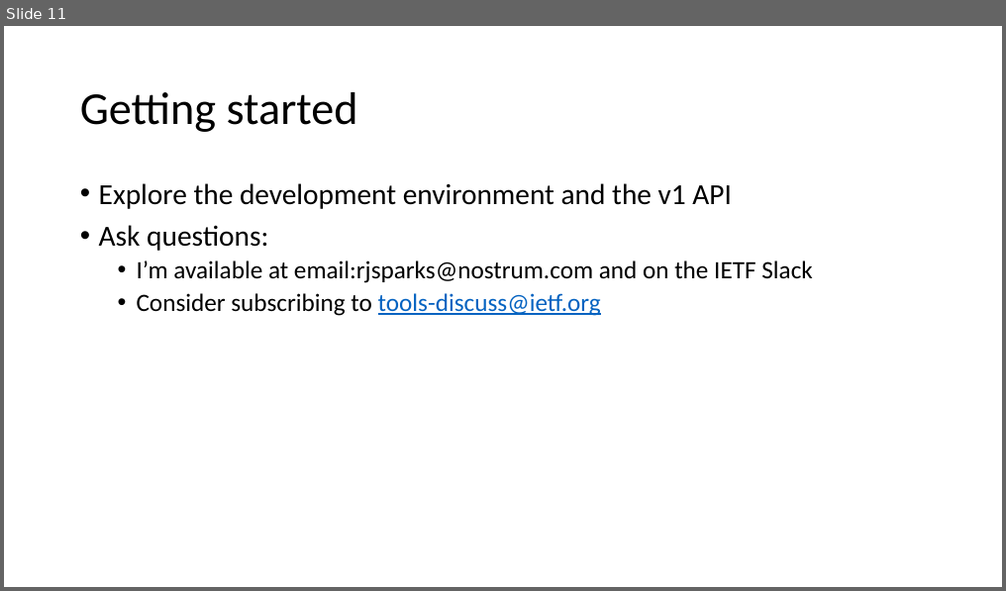
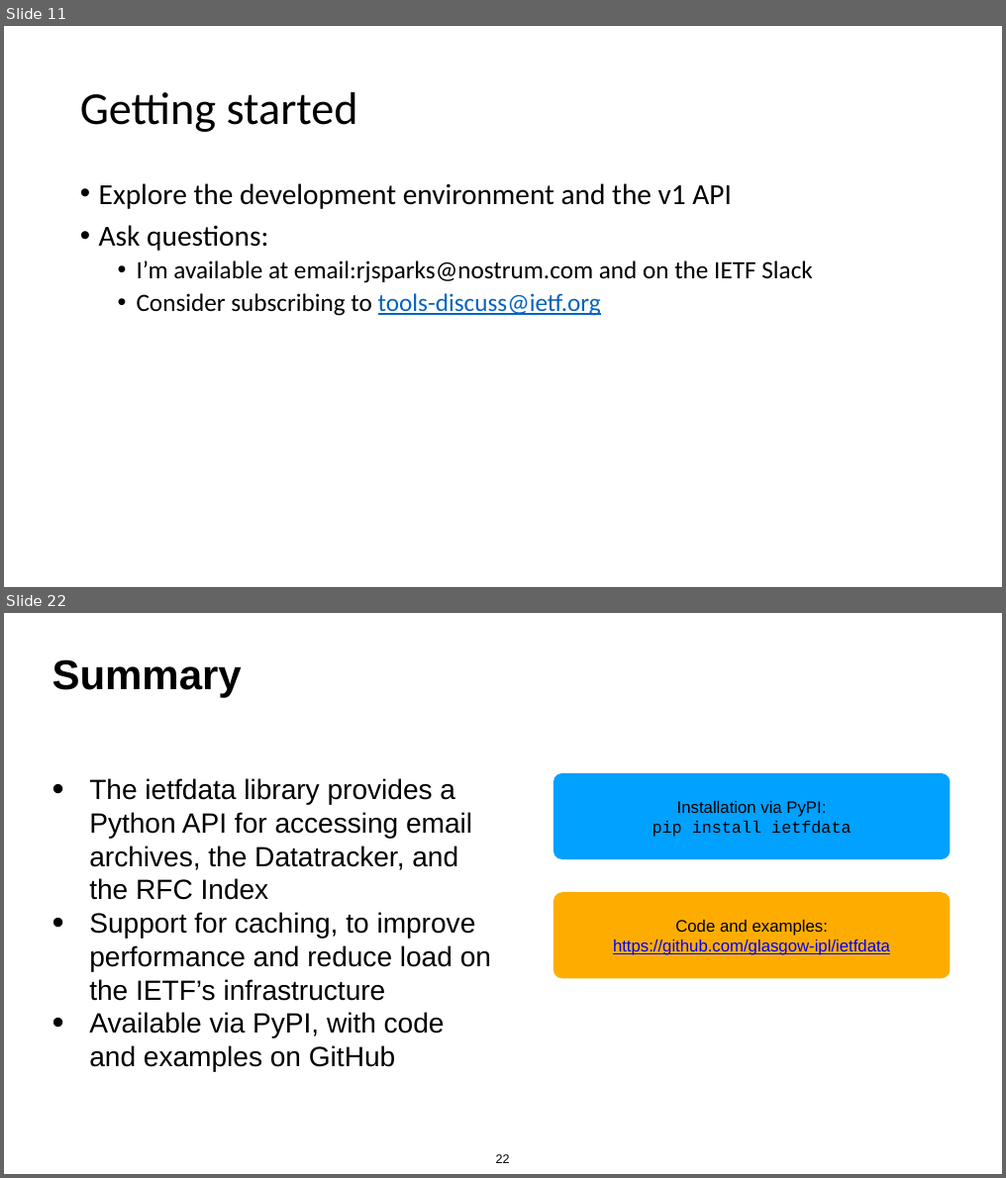
Before and after one commit to intarchboard/workshop-aid, a slide deck: slides/session1-tools/aid-session1-all.pptx. Shown one above the other, each under a label of ours: slide 11 before the commit, slides 11 and 22 after it; the slides between them are not shown. The pictures are 1006x591 and 1006x1178 pixels, drawn with LibreOffice and Linux fonts; fonts in the diff are those of the drawing. Boxes give left, top, right and bottom in pixels: in the first picture for what was removed or moved away, otherwise in the second. Text is boxed around its words. In the diff, an @@ line names an element or a change of style, - is before the commit and + after.

```diff
--- a/slides/session1-tools/aid-session1-all.pptx
+++ b/slides/session1-tools/aid-session1-all.pptx
@@ slide 22 added at (4,613,1002,1174), background #FFFFFF @@
@@ title added at (53,660,242,697), 40 pt, text #000000, bold @@
+Summary
@@ text added at (89,778,491,1071), 26.8 pt, text #000000 @@
+• The ietfdata library provides a Python API for accessing email archives, the Datatracker, and the RFC Index
+• Support for caching, to improve performance and reduce load on the IETF’s infrastructure
+• Available via PyPI, with code and examples on GitHub
@@ rounded rectangle added at (553,773,950,860), fill #00A1FF, 16 pt, text #000000 @@
+Installation via PyPI:
+pip install ietfdata
@@ rounded rectangle added at (553,892,950,978), fill #FEAD00, 16 pt, text #0000FF, underline @@
+Code and examples:
+https://github.com/glasgow-ipl/ietfdata
@@ page number added at (496,1155,510,1163), 12 pt, text #000000 @@
+22
```
Also in this commit, not shown: 14 other slides added, 1 other file.
